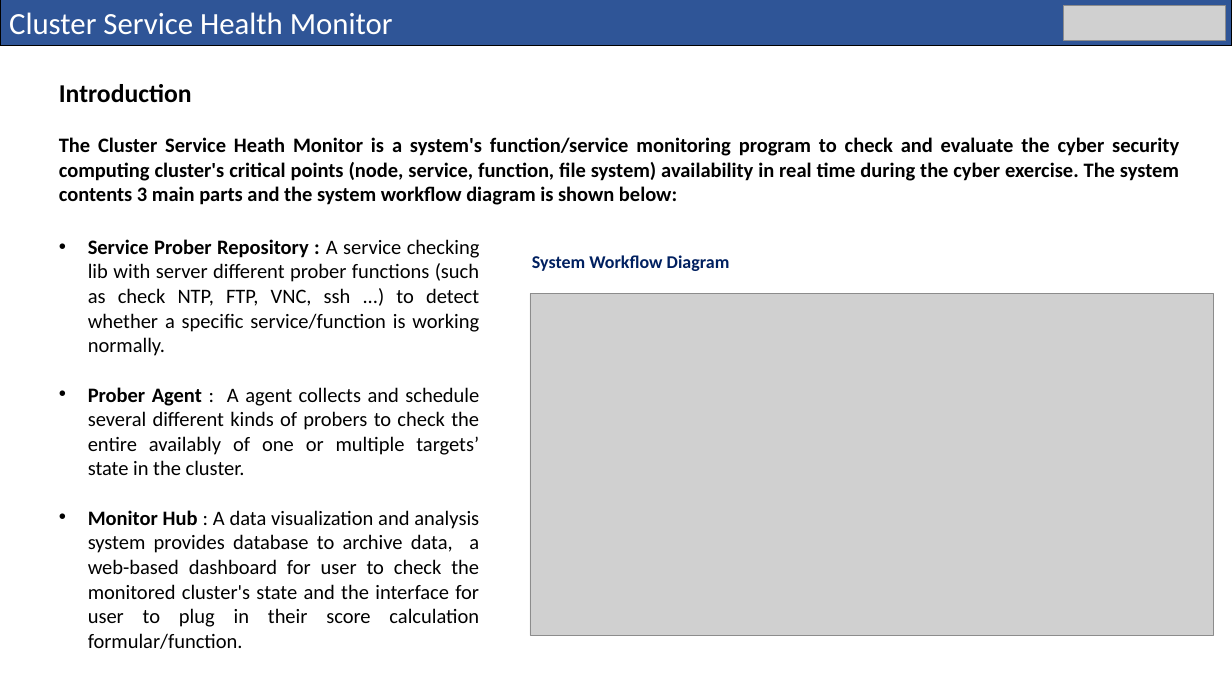
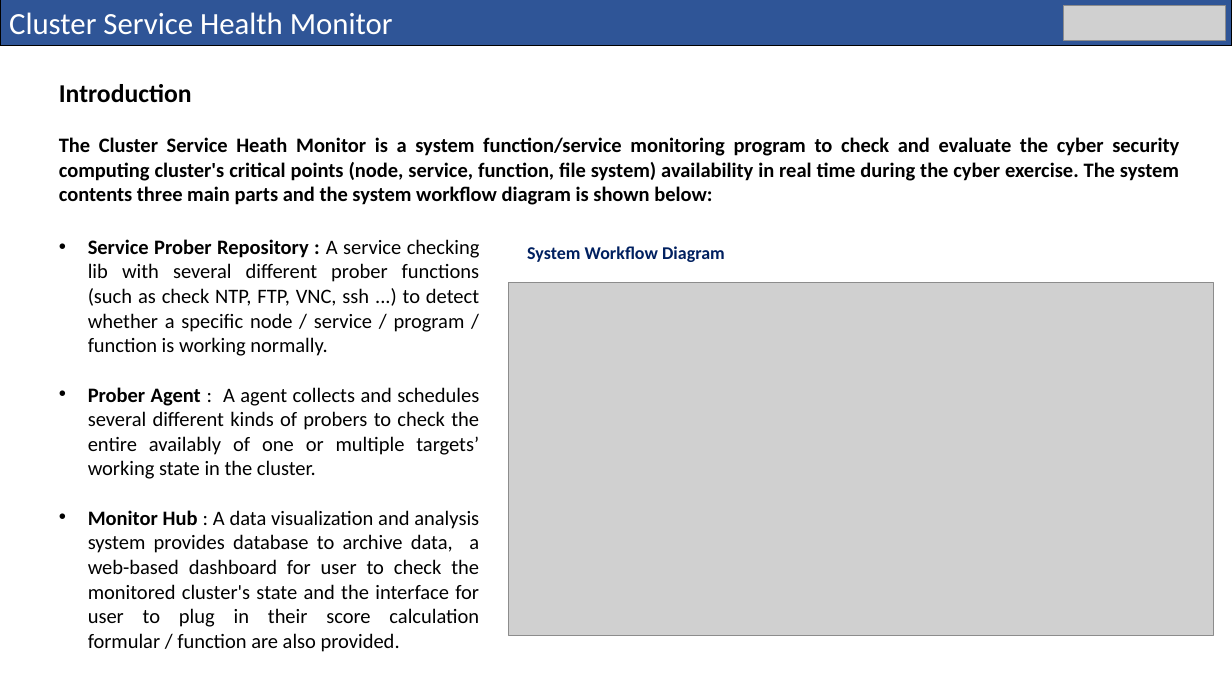
Before and after one commit to LiuYuancheng/Cluster_Service_Health_Monitor, a slide deck: slide 2 of doc/Cluster Service Health Monitor_DesignDoc.pptx. Drawn at 1232x693 pixels with LibreOffice and Linux fonts; fonts in the diff are those of the drawing; grey boxes stand for pictures. Boxes give left, top, right and bottom in pixels: in the first picture for what was removed or moved away, otherwise in the second. Text is boxed around its words. In the diff, an @@ line names an element or a change of style, - is before the commit and + after.

```diff
--- a/doc/Cluster Service Health Monitor_DesignDoc.pptx
+++ b/doc/Cluster Service Health Monitor_DesignDoc.pptx
@@ text at (59,137,1179,205): text changed @@
-The Cluster Service Heath Monitor is a system's function/service monitoring program to check and evaluate the cyber security computing cluster's critical points (node, service, function, file system) availability in real time during the cyber exercise. The system contents 3 main parts and the system workflow diagram is shown below:
+The Cluster Service Heath Monitor is a system function/service monitoring program to check and evaluate the cyber security computing cluster's critical points (node, service, function, file system) availability in real time during the cyber exercise. The system contents three main parts and the system workflow diagram is shown below:
@@ text at (88,239,480,652): text changed @@
-• Service Prober Repository : A service checking lib with server different prober functions (such as check NTP, FTP, VNC, ssh ...) to detect whether a specific service/function is working normally.
-• Prober Agent : A agent collects and schedule several different kinds of probers to check the entire availably of one or multiple targets’ state in the cluster.
-• Monitor Hub : A data visualization and analysis system provides database to archive data, a web-based dashboard for user to check the monitored cluster's state and the interface for user to plug in their score calculation formular/function.
+• Service Prober Repository : A service checking lib with several different prober functions (such as check NTP, FTP, VNC, ssh ...) to detect whether a specific node / service / program / function is working normally.
+• Prober Agent : A agent collects and schedules several different kinds of probers to check the entire availably of one or multiple targets’ working state in the cluster.
+• Monitor Hub : A data visualization and analysis system provides database to archive data, a web-based dashboard for user to check the monitored cluster's state and the interface for user to plug in their score calculation formular / function are also provided.
@@ text "System Workflow Diagram": place and size @@
-text "System Workflow Diagram" at (532,255,730,271)
+text "System Workflow Diagram" at (527,246,725,262)
@@ picture: place and size @@
-picture at (531,294,1214,636)
+picture at (508,283,1214,636)
```
Also in this commit, not shown: 5 other slides changed, 1 slide added, 2 other files.
